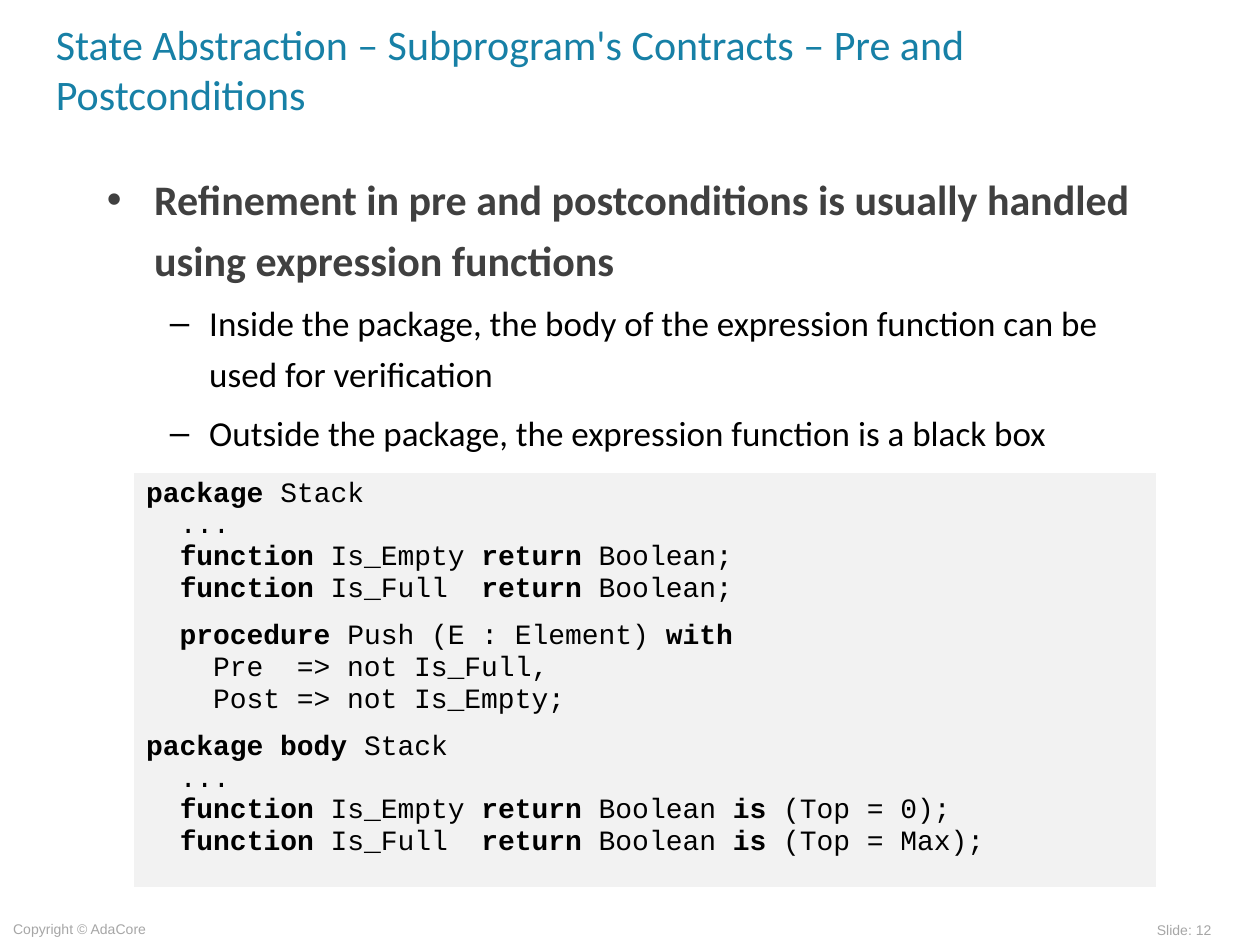
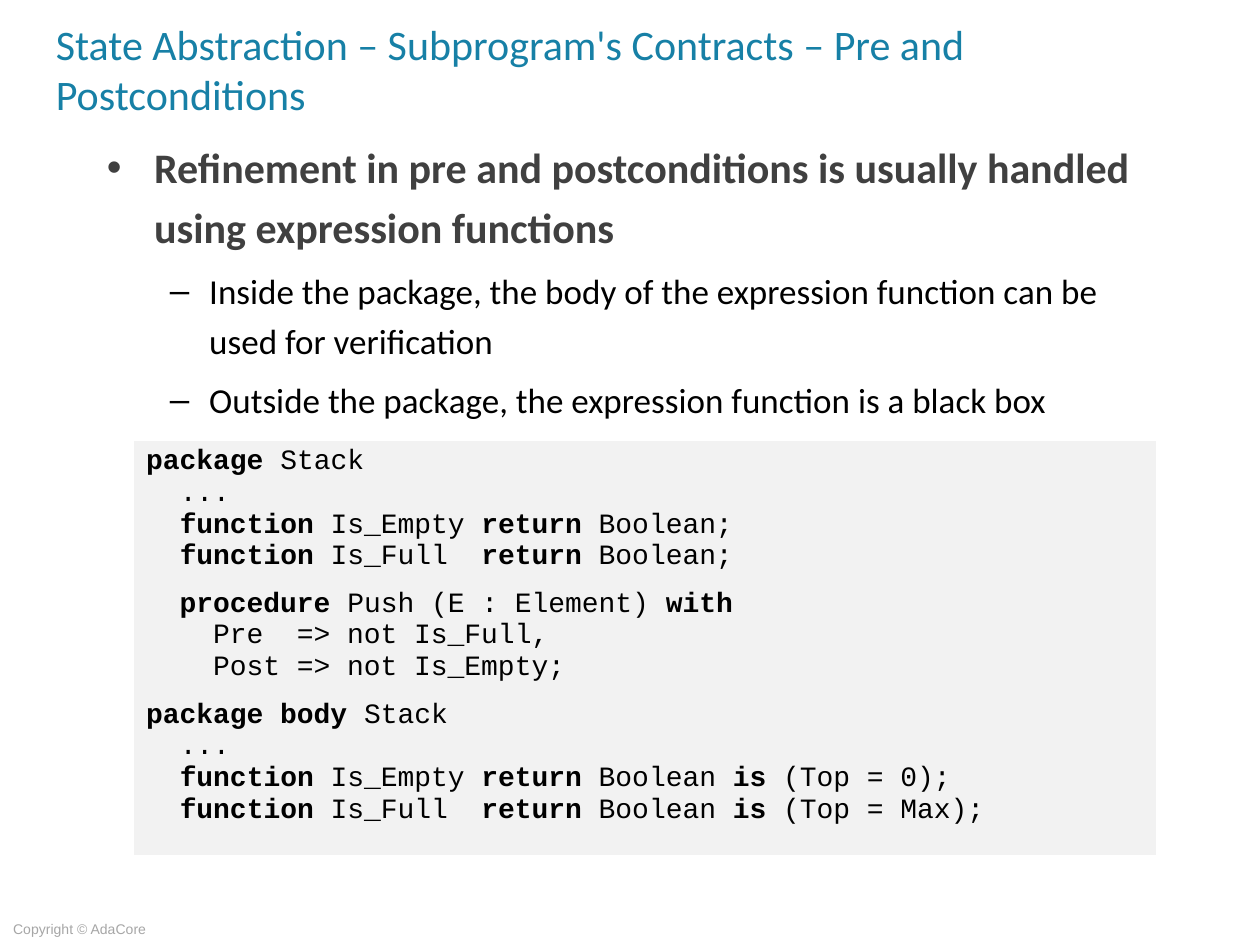
Before and after one commit to AdaCoreU/Courses, a slide deck: slide 12 of lectures/06_SPARK_2014/04_State_Abstraction/Slides/04_State_Abstraction.ppt. Drawn at 1260x945 pixels with LibreOffice and Linux fonts; fonts in the diff are those of the drawing; background and template pictures are left out. Boxes give left, top, right and bottom in pixels: in the first picture for what was removed or moved away, otherwise in the second. Text is boxed around its words. In the diff, an @@ line names an element or a change of style, - is before the commit and + after.

```diff
--- a/lectures/06_SPARK_2014/04_State_Abstraction/Slides/04_State_Abstraction.ppt
+++ b/lectures/06_SPARK_2014/04_State_Abstraction/Slides/04_State_Abstraction.ppt
@@ text "Refinement in pre and postconditions ...": place and size @@
-text "Refinement in pre and postconditions ..." at (154, 185, 1129, 452)
+text "Refinement in pre and postconditions ..." at (154, 153, 1129, 419)
@@ table: place and size @@
-table at (134, 472, 1155, 888)
+table at (134, 440, 1155, 856)
@@ page number removed at (1157, 925, 1212, 935) @@
-Slide: 12
```
Also in this commit, not shown: 34 other slides changed, 2 slides added, 2 slides removed, 2 other files.
